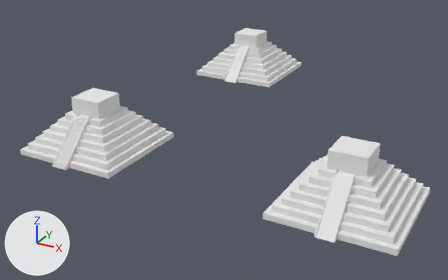
One commit to the Blender file 2-YourFirst3DModelInBlender/MayanPyramid.blend: the scene before it, then after it.
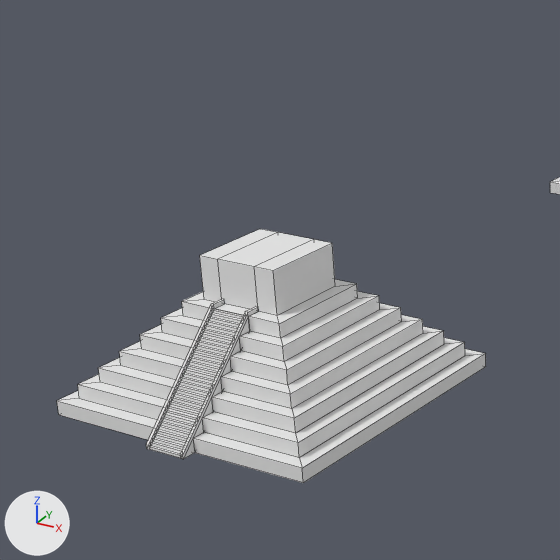
Old and new are each drawn whole from a 50 mm lens placed at (67.9, -87.9, 47.8), pointed at (12.2, 13.3, -2.8) and again close up on the part from 0% to 45% of the width and 2% to 74% of the height. Lighting does not change. The marker at lower left points along +X, +Y and +Z. The close-ups show mesh edges as thin lines.

In view in the first close-up: 'Pyramic'.
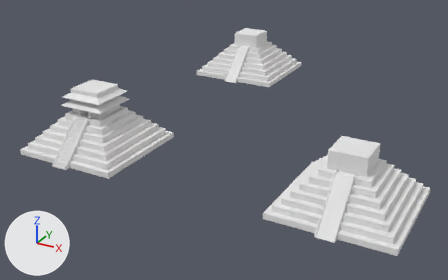
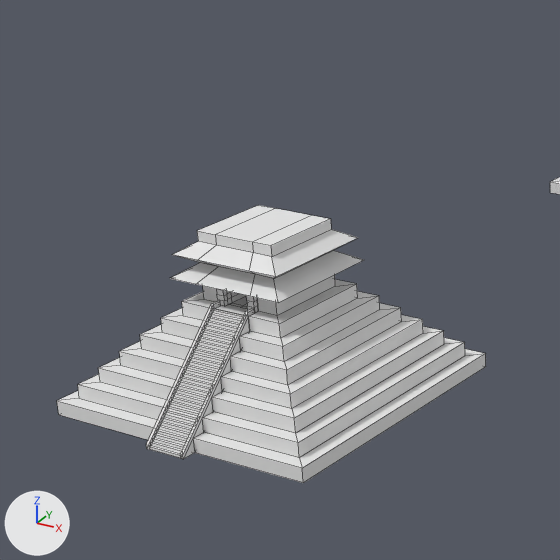
Commit message: Add the door for MayanPyramid

Edits to the scene script, one JSON object a line:
```json
{"block": "me_cube", "where": "# used by ob_pyramic; location = (-3.85, -5.87, 0.5); scale = (10.0, 10.0, 0.5)"}
{"op": "remove", "block": "me_cube", "code": "me_cube.from_pydata(...)  # 456 vertices, 286 faces; spans x -1.0..1.0, y -1.1..1.1, z -1.0..19.0"}
{"op": "add", "block": "me_cube", "code": "me_cube.from_pydata(...)  # 635 vertices, 459 faces; spans x -1.0..1.0, y -1.1..1.1, z -1.0..22.3"}
{"block": "me_cube", "change": "me_cube part 1"}
{"block": "me_cube", "change": "11 faces are deleted"}
{"block": "me_cube", "change": "6 vertices in x -0.3..0.3, y -0.3..0.3, z 19.0 move by (0.0, 0.0, 3.3)"}
{"block": "me_cube", "change": "2 vertices move from x -0.2..0.2, y 0.3, z 19.0 to x -0.2..0.2, y 0.3, z 16.0"}
{"block": "me_cube", "change": "129 vertices are added at x -0.4..0.4, y -0.4..0.4, z 13.0..22.3"}
{"block": "me_cube", "change": "5 new vertices lie (0.0, 0.0, -1.4) away from vertices in x -0.3..0.3, y -0.3..0.3, z 19.0"}
{"block": "me_cube", "change": "9 new vertices lie (0.0, 0.0, 0.8) away from vertices in x -0.2..0.1, y -0.3, z 13.0"}
{"block": "me_cube", "change": "13 new vertices lie (0.0, 0.0, 0.7) away from vertices in x -0.2..0.1, y -0.3, z 13.8"}
{"block": "me_cube", "change": "13 new vertices lie (0.0, 0.0, 0.7) away from vertices in x -0.2..0.1, y -0.3, z 14.5"}
{"block": "me_cube", "change": "10 new vertices lie (0.0, 0.0, 0.8) away from vertices in x -0.2..0.1, y -0.3, z 13.0..15.2"}
{"block": "me_cube", "change": "184 new faces join them"}
```

What differs and where, as boxes [x1, y1, x2, y2] in the close-ups (560 x 560 px):
```json
{"object": "Pyramic", "change": "reshaped", "before": [57, 229, 486, 483], "after": [57, 205, 486, 483], "on screen": "9% taller"}
{"part": 1, "of": "me_cube", "change": "built on", "before": [200, 229, 335, 315], "after": [170, 205, 363, 315]}
```
